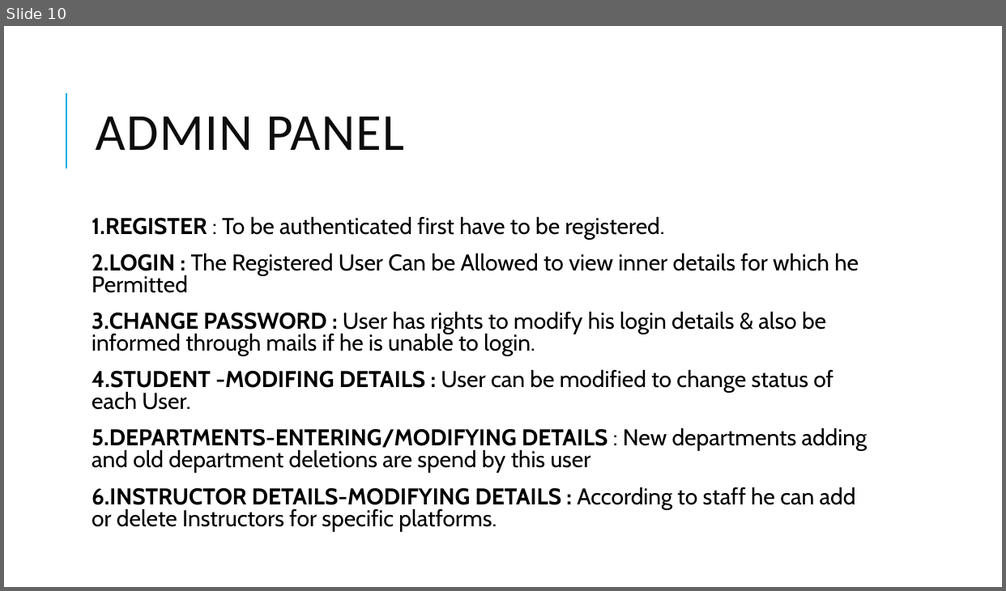
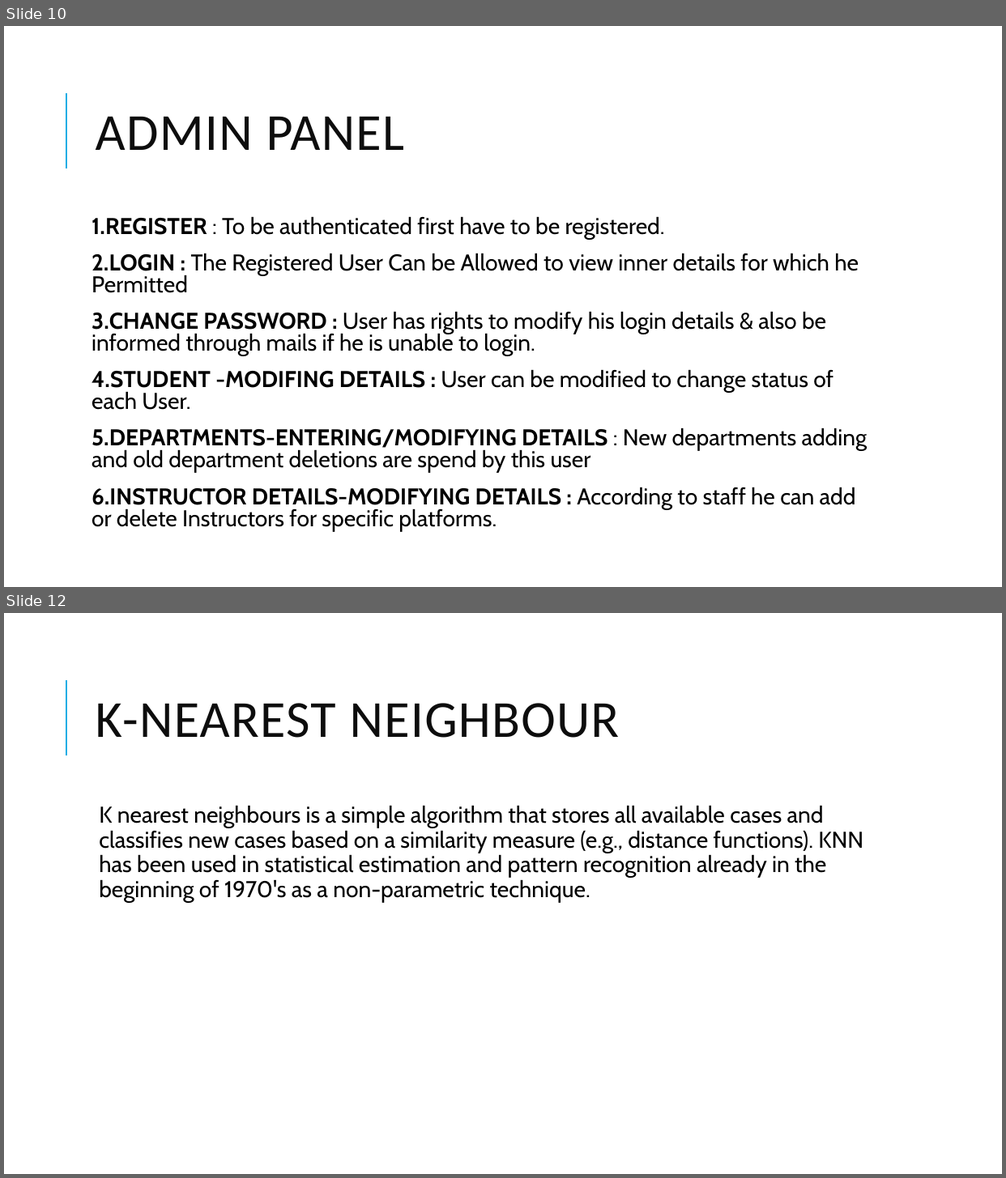
Before and after one commit to adarshdwivedi123/projectchecking, a slide deck: Project Presentation.pptx. Shown one above the other, each under a label of ours: slide 10 before the commit, slides 10 and 12 after it; the slides between them are not shown. The pictures are 1006x591 and 1006x1178 pixels, drawn with LibreOffice and Linux fonts; fonts in the diff are those of the drawing. Boxes give left, top, right and bottom in pixels: in the first picture for what was removed or moved away, otherwise in the second. Text is boxed around its words. In the diff, an @@ line names an element or a change of style, - is before the commit and + after.

```diff
--- a/Project Presentation.pptx
+++ b/Project Presentation.pptx
@@ slide 12 added at box(4, 613, 1002, 1174), background #FFFFFF; not listed: 1 template element that a slide beside it also shows @@
@@ title added at box(96, 703, 620, 738), 50 pt, text #0D0D0D @@
+K-NEAREST NEIGHBOUR
@@ text added at box(99, 805, 863, 902), 22 pt, text #000000 @@
+  K nearest neighbours is a simple algorithm that stores all available cases and classifies new cases based on a similarity measure (e.g., distance functions). KNN has been used in statistical estimation and pattern recognition already in the beginning of 1970's as a non-parametric technique.
```
Also in this commit, not shown: 2 other slides added.
